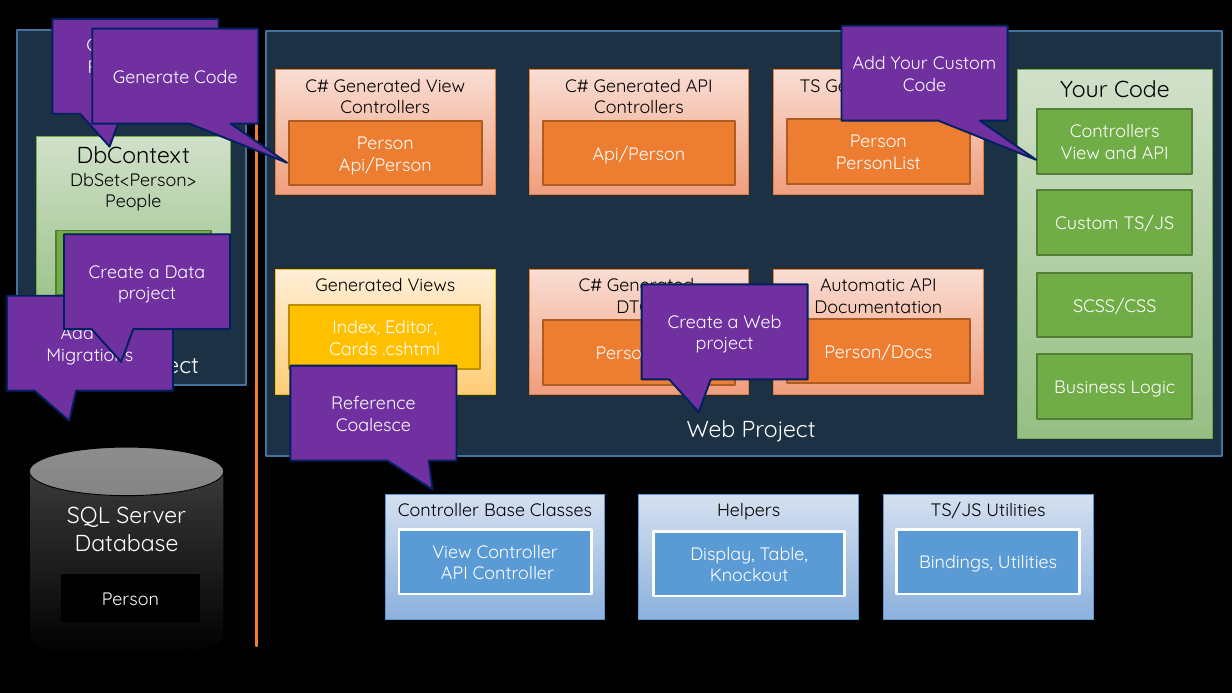
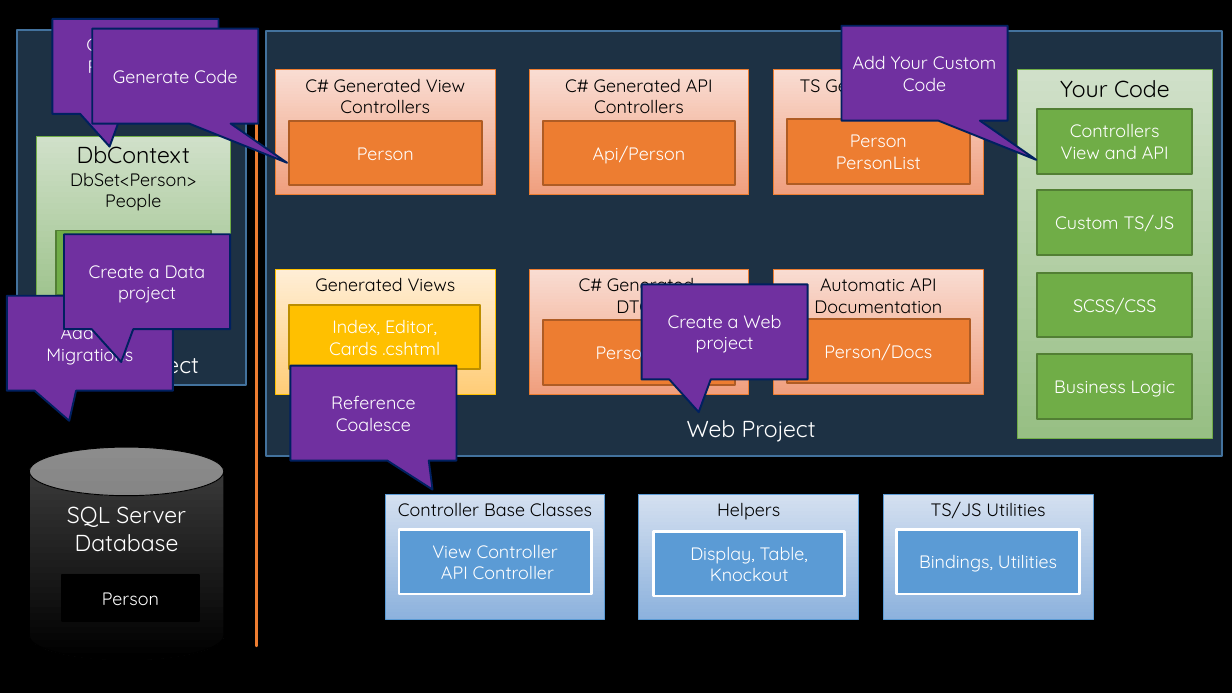
Before and after one commit to IntelliTect/Coalesce, a slide deck: slide 7 of Coalesce Diagrams.pptx. Drawn at 1232x693 pixels with LibreOffice and Linux fonts; fonts in the diff are those of the drawing; background and template pictures are left out. Boxes give left, top, right and bottom in pixels: in the first picture for what was removed or moved away, otherwise in the second. Text is boxed around its words. In the diff, an @@ line names an element or a change of style, - is before the commit and + after.

Commit message:
Updated Slides

```diff
--- a/Coalesce Diagrams.pptx
+++ b/Coalesce Diagrams.pptx
@@ text in rectangle at bbox=[339, 157, 432, 175]: paragraph removed @@
-Api/Person
```
Also in this commit, not shown: 1 slide added.
